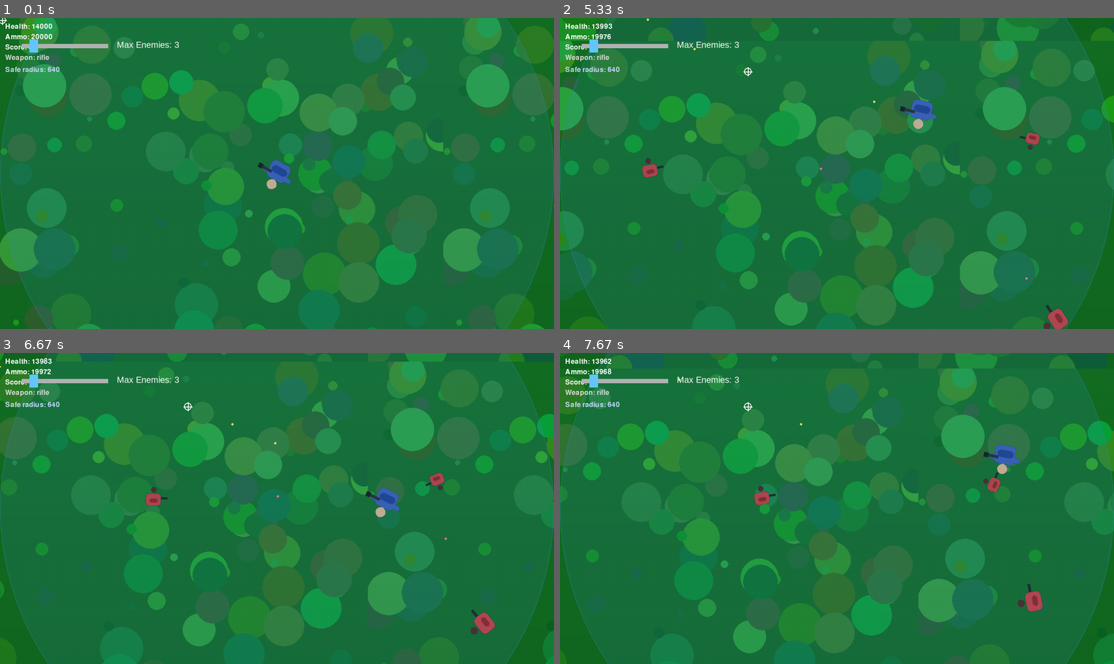
Above: before the commit, frames 1-4 (two rows, left to right).
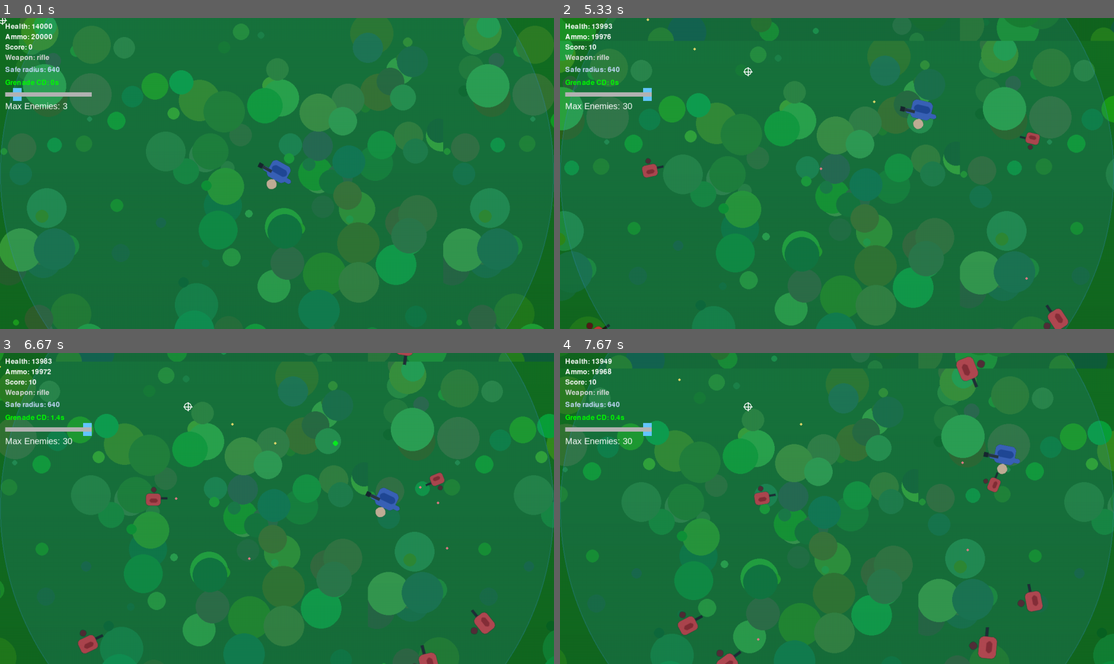
Above: after the commit, the same moments.

Repository: SAYANSAMANTA2005/pygames
Game: pygame game, started from freefire3.py
The game is run twice, just before and just after one commit, with the same random seed, the same clock (stepped at 60 frames per second) and the same inputs.
Inputs (mouse positions are in pixels of both pictures, inside the frame that each line leads up to):
- Up to frame 1 (0.1 s): no input
- Up to frame 2 (5.33 s): hold G 0.33-0.8 s; hold Right 0.33-0.8 s; press the mouse at (853, 263) at 0.87 s; move the mouse to (870, 229) at 0.97 s; release the mouse at (892, 195) at 1.1 s; press the mouse at (576, 95) at 1.2 s; move the mouse to (698, 126) at 1.3 s; release the mouse at (820, 157) at 1.43 s; tap W at 1.5 s; press the mouse at (576, 95) at 1.87 s; move the mouse to (659, 83) at 1.97 s; release the mouse at (748, 70) at 2.1 s; hold Right 2.17-2.63 s; tap Shift at 2.23, 2.53, 2.73, 3.07, 3.37, 3.57, 3.87, 4.13, 4.47, 4.77, 4.9, 5.3 s; tap Right Shift at 2.32, 3.65, 4.98 s; hold Up 2.67-2.97 s; hold Right 3-3.47 s; tap G at 3.15, 4.55 s; hold Left 3.5-4.03 s; hold Down 4.07-4.37 s; hold Left 4.4-4.8 s; hold Up 4.83-5.2 s; hold Right from 5.23 s (still down)
- Up to frame 3 (6.67 s): tap Shift at 5.6, 5.97, 6.37 s; release Right at 5.87 s; hold Down 5.9-6.27 s; tap G at 6.05 s; hold Left from 6.3 s (still down); tap Right Shift at 6.45 s
- Up to frame 4 (7.67 s): tap Shift at 6.67, 6.87, 7.17, 7.37 s; release Left at 6.77 s; hold Right 6.8-7.27 s; hold Up 7.3-7.6 s; tap G at 7.45 s; hold Right from 7.63 s (still down)

The runs differ from the first frame. In frame 1, 0.9% of the frame differs, in the area x 0-33%, y 6-30%; in frame 2, 1.0%; in frame 3, 1.3%; in frame 4, 1.8%, in the area x 0-79%, y 1-100%.

Commit message:
// GRANED SYSTEM ADDED & DID UI LITTLE BETTER

Diff:
--- a/freefire3.py
+++ b/freefire3.py
@@ -151,6 +151,7 @@
         if name in self.weapons:
             self.current_weapon = name
 
+
 class Enemy(pygame.sprite.Sprite):
     def __init__(self, surf, x, y):
         super().__init__()
@@ -188,6 +189,55 @@
             direction = direction.normalize()
             b = Bullet(self.pos.x + direction.x*10, self.pos.y + direction.y*10, direction, ENEMY_BULLET_SPEED, random.randint(6,12), 'enemy')
             bullets_group.add(b)
+class Explosion(pygame.sprite.Sprite):
+    def __init__(self, pos, radius):
+        super().__init__()
+        self.image = pygame.Surface((radius*2, radius*2), pygame.SRCALPHA)
+        pygame.draw.circle(self.image, (255, 150, 0, 120), (radius, radius), radius)
+        self.rect = self.image.get_rect(center=pos)
+        self.timer = 0.3  # visible for 0.3s
+
+    def update(self, dt):
+        self.timer -= dt
+        if self.timer <= 0:
+            self.kill()
+
+class Grenade(pygame.sprite.Sprite):
+    def __init__(self, pos, target, speed=400, fuse_time=1.2, radius=100, damage=100):
+        super().__init__()
+        self.image = pygame.Surface((12, 12), pygame.SRCALPHA)
+        pygame.draw.circle(self.image, (0, 255, 0), (6, 6), 6)  # green circle
+        self.rect = self.image.get_rect(center=pos)
+        self.pos = pygame.Vector2(pos)
+        self.vel = (pygame.Vector2(target) - self.pos).normalize() * speed
+        self.fuse_time = fuse_time  # seconds before explosion
+        self.timer = 0
+        self.radius = radius
+        self.damage = damage
+        self.exploded = False
+
+    def update(self, dt, enemies, all_sprites):
+        if not self.exploded:
+            self.timer += dt
+            self.pos += self.vel * dt
+            self.rect.center = self.pos
+
+            # Explode after fuse_time
+            if self.timer >= self.fuse_time:
+                self.explode(enemies, all_sprites)
+
+    def explode(self, enemies, all_sprites):
+        self.exploded = True
+        # Create explosion effect
+        explosion = Explosion(self.rect.center, self.radius)
+        all_sprites.add(explosion)
+
+        # Damage enemies in radius
+        for enemy in enemies:
+            if pygame.Vector2(enemy.rect.center).distance_to(self.rect.center) <= self.radius:
+                enemy.kill()  # simple: instant kill
+
+        self.kill()
 
 class Bullet(pygame.sprite.Sprite):
     def __init__(self, x, y, direction, speed, damage, owner):
@@ -239,9 +289,17 @@
     bullets = pygame.sprite.Group()
     pickups = pygame.sprite.Group()
 
+    #grenede stuff
+    all_sprites = pygame.sprite.Group()   # <--- ADD THIS
+    grenades = pygame.sprite.Group()      # <--- ADD THIS
+
+    # grenade timing
+    grenade_cooldown = 0                  # <--- ADD THIS
+    grenade_delay = 2.0
+
     player = Player(player_surf)
     player_group.add(player)
-    player_group.add(player)
+    all_sprites.add(player)               # <--- so explosions & grenades can be managed here too
 
     spawn_timer = ENEMY_SPAWN_START
     running = True
@@ -269,6 +327,11 @@
             if ev.type == pygame.QUIT:
                 running = False
             elif ev.type == pygame.KEYDOWN:
+                if ev.key == pygame.K_g and grenade_cooldown <= 0:
+                  grenade = Grenade(player.rect.center, mouse_pos)
+                  all_sprites.add(grenade)
+                  grenades.add(grenade)
+                  grenade_cooldown = grenade_delay
                 if ev.key == pygame.K_ESCAPE:
                     running = False
                 if ev.key == pygame.K_p:
@@ -350,6 +413,14 @@
 
             bullets.update(dt)
 
+                # update grenades
+            grenades.update(dt, enemies, all_sprites)
+
+            # reduce grenade cooldown
+            if grenade_cooldown > 0:
+             grenade_cooldown -= dt
+
+
             # bullets collisions
             for b in [bb for bb in bullets if bb.owner == 'player']:
                 hit = pygame.sprite.spritecollideany(b, enemies)
@@ -407,6 +478,8 @@
 
         enemies.draw(screen)
         bullets.draw(screen)
+        grenades.draw(screen)
+       # all_sprites.draw(screen)
         pickups.draw(screen)
         player_group.draw(screen)
 
@@ -428,24 +501,33 @@
         score_text = font.render(f'Score: {player.score}', True, (255,255,255))
         weapon_text = font.render(f'Weapon: {player.current_weapon}', True, (220,220,220))
         safe_text = font.render(f'Safe radius: {int(safe_radius)}', True, (200,220,255))
+        grenade_text = font.render(f"Grenade CD: {max(0, round(grenade_cooldown,1))}s", True, (0,255,0))
+
+
+
+
+        #
+        # Enemy count slider bar
+
+# Handle
+        ENEMY_SLIDER_X, ENEMY_SLIDER_Y = hud_x,hud_y+160
+        handle_x = ENEMY_SLIDER_X + int(enemy_slider_value * (ENEMY_SLIDER_W - ENEMY_SLIDER_HANDLE_W))
+        handle_y = ENEMY_SLIDER_Y - (ENEMY_SLIDER_HANDLE_H - ENEMY_SLIDER_H)//2
+
+# Label
+        font_small = pygame.font.SysFont("Arial", 20)
+        label = font_small.render(f"Max Enemies: {max_enemies}", True, (255,255,255))
+
+        pygame.draw.rect(screen, (100,200,255), (handle_x, handle_y, ENEMY_SLIDER_HANDLE_W, ENEMY_SLIDER_HANDLE_H))
+        pygame.draw.rect(screen, (180,180,180), (ENEMY_SLIDER_X, ENEMY_SLIDER_Y, ENEMY_SLIDER_W, ENEMY_SLIDER_H))
         screen.blit(health_text, (hud_x, hud_y))
         screen.blit(ammo_text, (hud_x, hud_y+24))
         screen.blit(score_text, (hud_x, hud_y+48))
         screen.blit(weapon_text, (hud_x, hud_y+72))
         screen.blit(safe_text, (hud_x, hud_y+100))
-
-        #
-        # Enemy count slider bar
-        pygame.draw.rect(screen, (180,180,180), (ENEMY_SLIDER_X, ENEMY_SLIDER_Y, ENEMY_SLIDER_W, ENEMY_SLIDER_H))
-# Handle
-        handle_x = ENEMY_SLIDER_X + int(enemy_slider_value * (ENEMY_SLIDER_W - ENEMY_SLIDER_HANDLE_W))
-        handle_y = ENEMY_SLIDER_Y - (ENEMY_SLIDER_HANDLE_H - ENEMY_SLIDER_H)//2
-        pygame.draw.rect(screen, (100,200,255), (handle_x, handle_y, ENEMY_SLIDER_HANDLE_W, ENEMY_SLIDER_HANDLE_H))
-
-# Label
-        font_small = pygame.font.SysFont("Arial", 20)
-        label = font_small.render(f"Max Enemies: {max_enemies}", True, (255,255,255))
-        screen.blit(label, (ENEMY_SLIDER_X + ENEMY_SLIDER_W + 20, ENEMY_SLIDER_Y - 10))
+        screen.blit(grenade_text, (hud_x, hud_y+130))
+        screen.blit(label, (hud_x, hud_y+180))
+       # screen.blit(label, (ENEMY_SLIDER_X + ENEMY_SLIDER_W + 20, ENEMY_SLIDER_Y - 10))
 
         #
         if paused and player.health <= 0:
